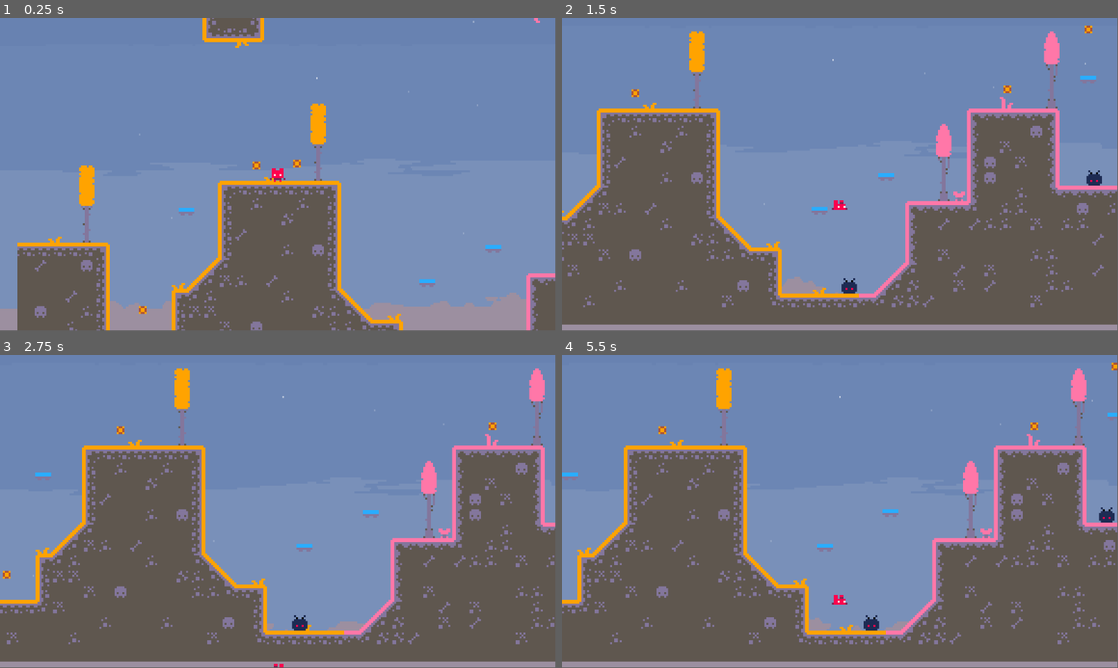
Above: before the commit, frames 1-4 (two rows, left to right).
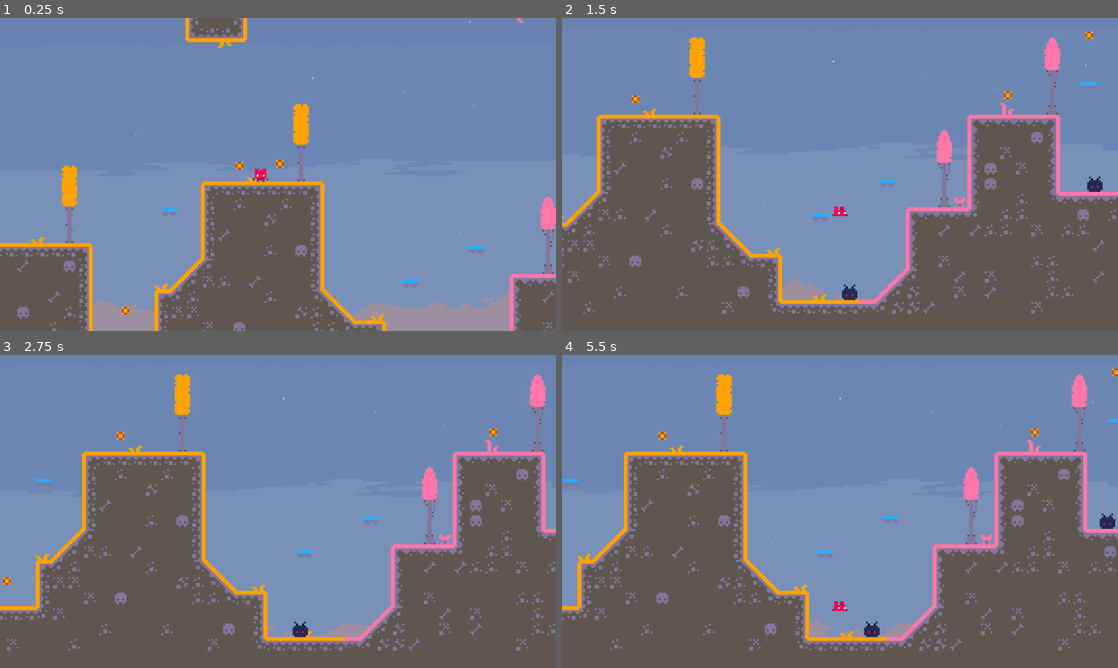
Above: after the commit, the same moments.

Repository: emregulbahar/BitRunner
Game: Godot game, scene res://Scence/game.tscn
Two runs of this game, one before a commit and one after it. Both use one fixed random seed, a clock stepped at 60 frames per second and the inputs below.
Inputs:
- Up to frame 1 (0.25 s): no input
- Up to frame 2 (1.5 s): hold D (move_right) from 0.53 s (still down); tap W (jump) at 0.77 s
- Up to frame 3 (2.75 s): tap W (jump) at 1.52 s; release D (move_right) at 2.03 s; hold Left (move_left) from 2.03 s (still down)
- Up to frame 4 (5.5 s): release Left (move_left) at 2.78 s; hold D (move_right) 2.78-4.28 s; tap W (jump) at 3.02, 3.77, 4.52 s; hold Left (move_left) 4.28-5.03 s; hold D (move_right) from 5.03 s (still down)
The window is 799x449 before the commit and 800x450 after it. Grey fills any space a smaller window leaves; there, only what the larger window draws over its background counts as a difference.

The runs differ from the first frame. In frame 1, 13% of the frame differs, in the area x 0-100%, y 0-100%; in frame 2, 12%; in frame 3, 12%; in frame 4, 12%.

Commit message:
Update Camera And  Screen

Diff:
--- a/bit-runner/Scence/game.tscn
+++ b/bit-runner/Scence/game.tscn
@@ -370,7 +370,10 @@
 [node name="Camera2D" type="Camera2D" parent="Player"]
 scale = Vector2(-8.479886, 8.235201)
 zoom = Vector2(4, 4)
-limit_bottom = 275
+limit_left = 0
+limit_top = 0
+limit_right = 424
+limit_bottom = 272
 limit_smoothed = true
 
 [node name="Killzone" parent="." instance=ExtResource("5_wl27e")]
--- a/bit-runner/project.godot
+++ b/bit-runner/project.godot
@@ -14,6 +14,12 @@
 run/main_scene="uid://cnfdju3m23d74"
 config/features=PackedStringArray("4.5", "GL Compatibility")
 config/icon="res://icon.svg"
+
+[display]
+
+window/size/mode=2
+window/stretch/mode="viewport"
+window/stretch/aspect="expand"
 
 [global_group]
 
Not shown, changed: bit-runner/export_presets.cfg
